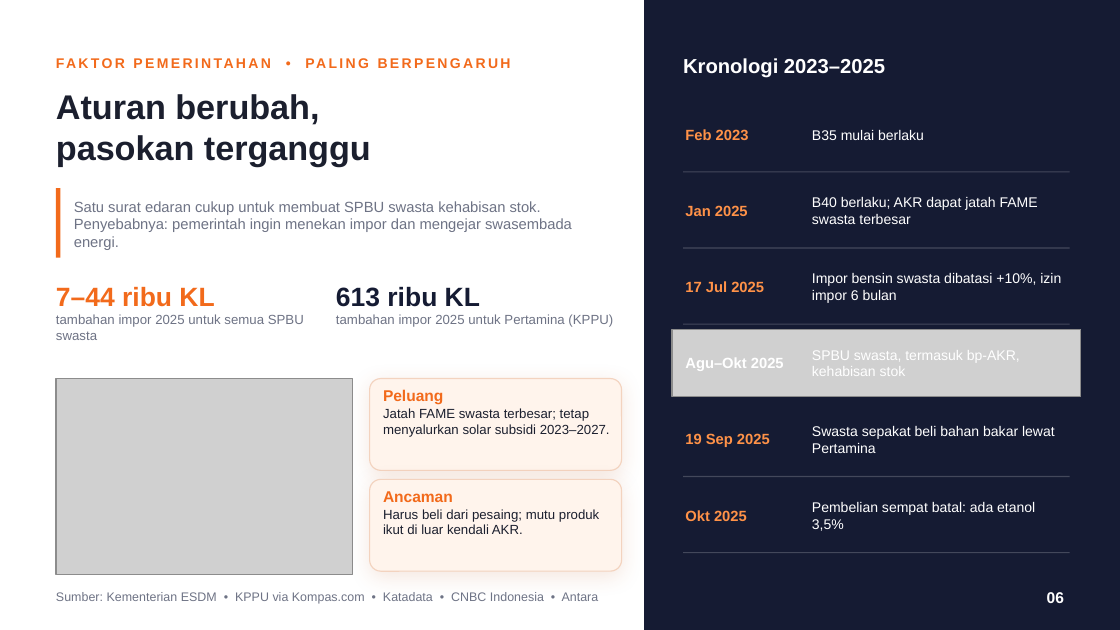
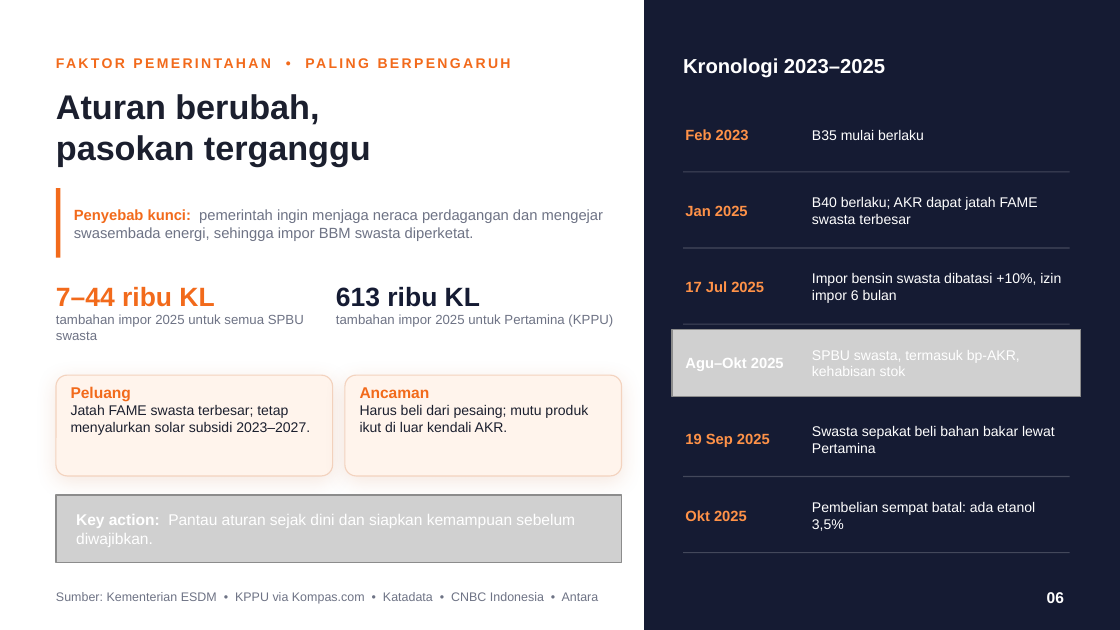
Before and after one commit to aslihabnuri/Dom-Manipulation, a slide deck: slide 6 of output-paper-GBE/Presentasi GBE - Aulia Sisca Rahmadiyanti - SEMBA 51A - PT AKR Corporindo Tbk.pptx. Drawn at 1120x630 pixels with LibreOffice and Linux fonts; fonts in the diff are those of the drawing; grey boxes stand for pictures; background and template pictures are left out. Boxes give left, top, right and bottom in pixels: in the first picture for what was removed or moved away, otherwise in the second. Text is boxed around its words. In the diff, an @@ line names an element or a change of style, - is before the commit and + after.

```diff
--- a/output-paper-GBE/Presentasi GBE - Aulia Sisca Rahmadiyanti - SEMBA 51A - PT AKR Corporindo Tbk.pptx
+++ b/output-paper-GBE/Presentasi GBE - Aulia Sisca Rahmadiyanti - SEMBA 51A - PT AKR Corporindo Tbk.pptx
@@ text at [74, 209, 603, 241]: text changed @@
-Satu surat edaran cukup untuk membuat SPBU swasta kehabisan stok. Penyebabnya: pemerintah ingin menekan impor dan mengejar swasembada energi.
+Penyebab kunci: pemerintah ingin menjaga neraca perdagangan dan mengejar swasembada energi, sehingga impor BBM swasta diperketat.
@@ rounded rectangle at [56, 375, 333, 476]: proportions changed @@
@@ rounded rectangle: place and size @@
-rounded rectangle at [370, 479, 622, 571]
+rounded rectangle at [56, 375, 333, 476]
@@ picture removed at [56, 379, 353, 575] @@
@@ text "Peluang": place and size @@
-text "Peluang" at [383, 389, 610, 437]
+text "Peluang" at [71, 386, 310, 435]
@@ rounded rectangle: place and size @@
-rounded rectangle at [370, 379, 622, 470]
+rounded rectangle at [345, 375, 622, 476]
@@ rounded rectangle at [345, 375, 622, 476]: proportions changed @@
@@ text "Ancaman": place and size @@
-text "Ancaman" at [383, 491, 599, 534]
+text "Ancaman" at [360, 387, 588, 432]
@@ text at [71, 405, 310, 435]: size 8.5 to 9 pt in "Jatah FAME swasta terbesar; tetap menyalurkan solar ..." @@
@@ text at [360, 405, 588, 432]: size 8.5 to 9 pt in "Harus beli dari pesaing; mutu produk ikut ..." @@
@@ picture added at [56, 495, 622, 562] @@
@@ text added at [76, 514, 575, 547], 10 pt, text #FFFFFF @@
+Key action: Pantau aturan sejak dini dan siapkan kemampuan sebelum diwajibkan.
```
Also in this commit, not shown: 6 other slides changed, 3 other files.
